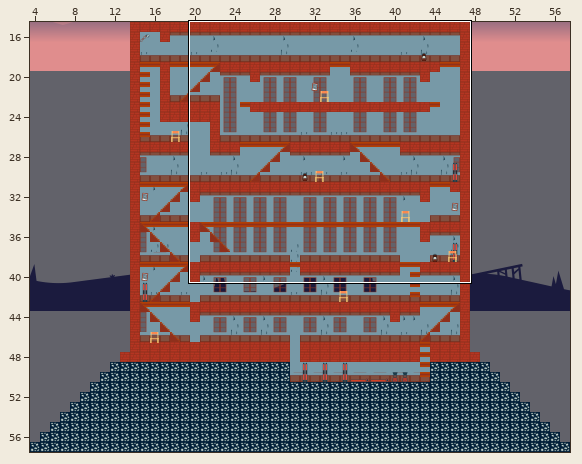
One commit to this Tiled map: levels/platformer.tmx. Above: a wide view before the commit, with the close-up outlined.
Close-up. Earlier state:
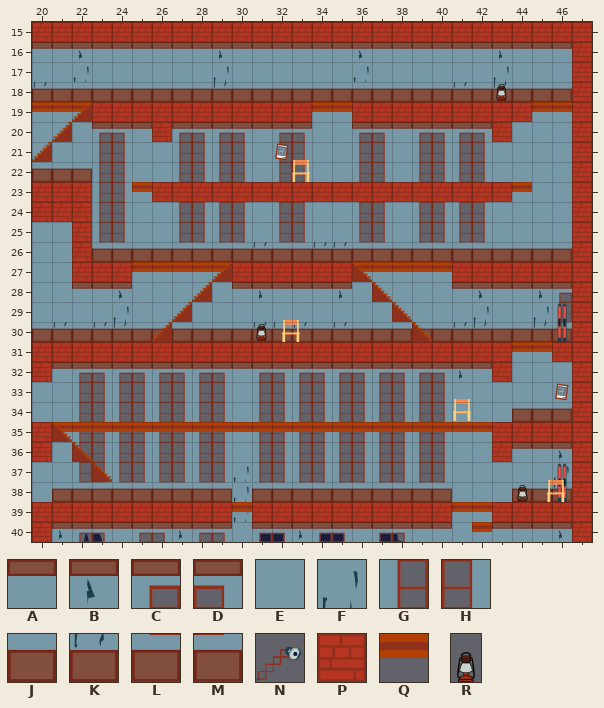
Cells are 60x60 px. Shown: x 20..47, y 15..40. The commit also changed other parts of the map, which this record leaves out.
Key: from "decor": A 8, B 9, C 10, D 11, E 15, F 16, G 17, H 18, J 22, K 23, L 24, M 25, N 30; from "floor-wall-roof": P 0, Q 2; from "light-points": R 0.
_ is an empty cell, # one hidden under a higher layer.
Objects are placed by their top-left corner, in cells (3,4 is the top-left corner of cell 3,4); size is 1x1 cell unless given.
Layers that did not change in this view are not listed.
Layer "BackgroundWalls" before, first column x 20:
19 EEEEEEEEEEEEEEEEEFEEEEEEEEE_
20 EEECDAECDCDACDEECDACDCDEEEE_
21 EEEGHEEGHGHEGHEEGHEGHGHEEEE_
22 JJJGHEEGHGHEGHEEGHEGHGHEEEE_
23 EEFGHEEEEEEEEEHEFEEEEEEEEEE_
24 ___GHEEGHGHEGHEEGHEGHGHEEEE_
25 EE_GHEEGHGHEGHEEGHEGHGHEEEE_
26 EEJLMJJLML#KL#KKLMJLMLMJJJJ_
27 EE___EEEEE______EEEEE_______
28 EEAABEEEEEABAAABEEEEEABAABC_
29 EEEEFEEEEEEEEEEEEEEEEEFEEFG_
30 JKJKKJJJJJJKKKJKJJJJJKKJJKL_
31 ______________________EGEEE_
32 EACDCDCDCDACDCDCDCDCDBAGEEE_
33 EEGHGHGHGHEGHGHGHGHGHEEEEEE_
34 EEGHGHGHGHEGHGHGHGHGHEEE#JJ_
Layer "WoodPlatforms" before, first column x 20:
19 QQQ___________QQ_________QQ_
20 ____________________________
21 ____________________________
22 ____________________________
23 _____Q__________________Q___
24 ____________________________
25 ____________________________
26 ____________________________
27 _____QQQQQ______QQQQQ_______
28 ____________________________
29 ____________________________
30 ____________________________
31 ________________________QQQ_
32 ____________________________
33 ____________________________
Layer "DecorItems" before, first column x 20:
30 __________
31 __________
32 __________
33 __________
34 __________
35 __________
36 __________
37 __________
38 __LMLMLM__
39 N_________
40 __________
Layer "Platforms" before, first column x 20:
19 ___PPPPPPPPPPP__PPPPPPPPP___
20 ____________________________
21 ____________________________
22 ____________________________
23 PPP___PPPPPPPPPPPPPPPPPP____
24 PPP_________________________
25 ____________________________
26 ____________________________
27 __PPP_____PPPPPP_____PPPPPP_
28 ____________________________
29 ____________________________
30 ____________________________
31 PPPPPPPPPPPPPPPPPPPPPPPP__P_
32 ____________________________
33 ____________________________
Objects on layer "light_points_layer" before:
R at 43,17.6 size 0.8x1.3
R at 31.1,29.6 size 0.8x1.3
R at 44.1,37.7 size 0.8x1.3
The result:
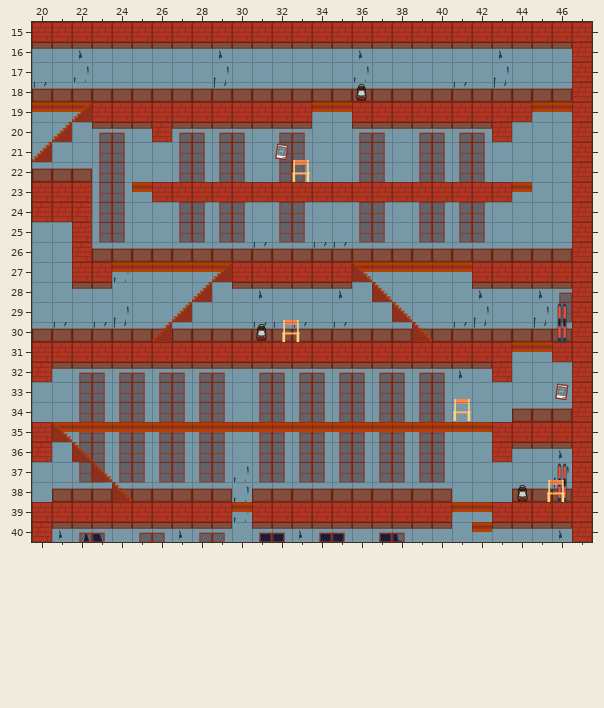
What changed:
Layer "BackgroundWalls":
y 27: x 24 _ -> F; x 41 _ -> E
y 28: x 24 B -> E; x 41 A -> E
Layer "WoodPlatforms":
y 27: x 24 _ -> Q; x 41 _ -> Q
Layer "DecorItems":
y 38: x 24 L -> _
Layer "Platforms":
y 27: x 24 P -> _; x 41 P -> _
Layer "light_points_layer":
changed: R at 43,17.6 size 0.8x1.3 -> R at 36,17.6 size 0.8x1.3
Where, in picture pixels (left, top, right, bottom), the same in both close-ups:
new place: (356, 84, 367, 101)
old place: (496, 84, 507, 101)
changed: (112, 262, 132, 300)
changed: (452, 262, 472, 289)
removed: (112, 482, 132, 502)
